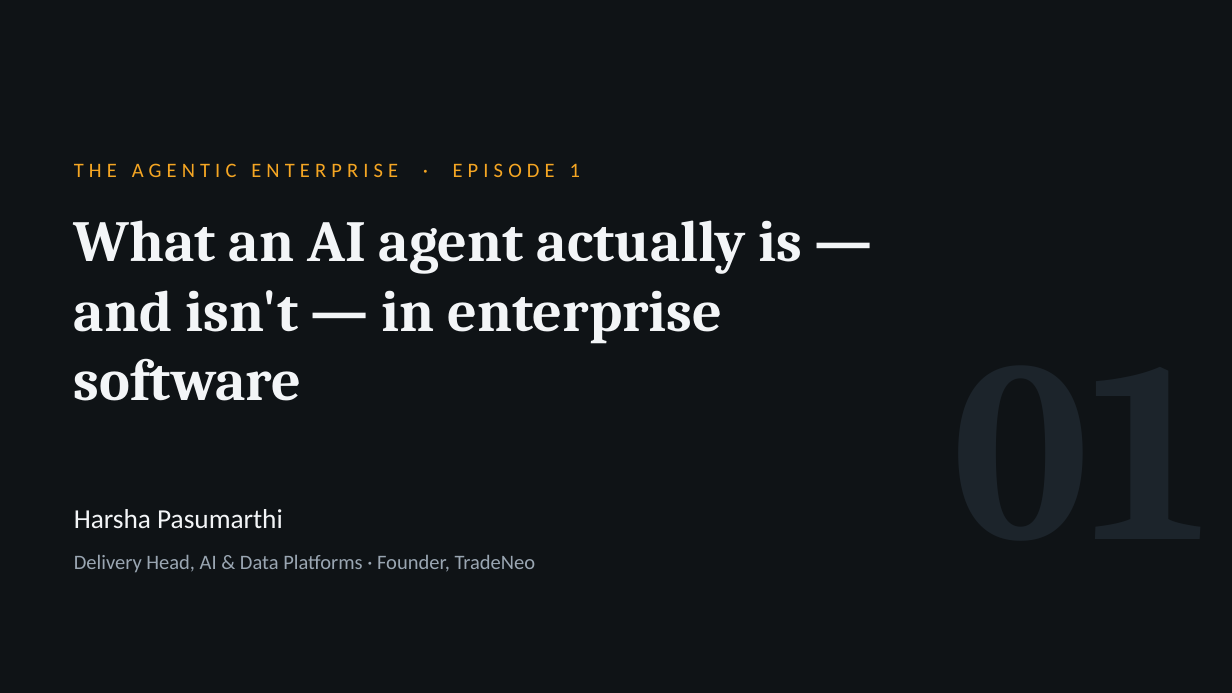
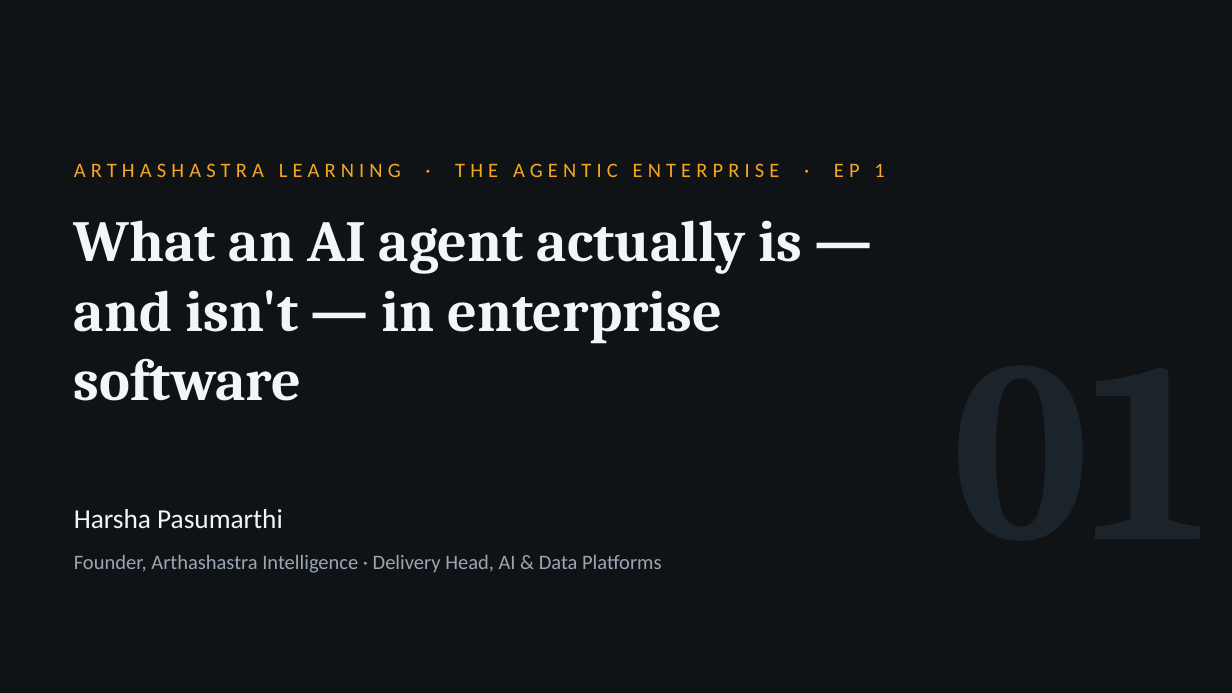
Before and after one commit to harsha47ai/agentic-ai, a slide deck: slide 1 of 01-what-is-an-agent/slides/ep01-what-is-an-agent.pptx. Drawn at 1232x693 pixels with LibreOffice and Linux fonts; fonts in the diff are those of the drawing. Boxes give left, top, right and bottom in pixels: in the first picture for what was removed or moved away, otherwise in the second. Text is boxed around its words. In the diff, an @@ line names an element or a change of style, - is before the commit and + after.

Commit message:
Rebrand to Arthashastra Learning

```diff
--- a/01-what-is-an-agent/slides/ep01-what-is-an-agent.pptx
+++ b/01-what-is-an-agent/slides/ep01-what-is-an-agent.pptx
@@ text at <box>74,163,884,177</box>: text changed @@
-THE AGENTIC ENTERPRISE · EPISODE 1
+ARTHASHASTRA LEARNING · THE AGENTIC ENTERPRISE · EP 1
@@ text at <box>74,555,661,573</box>: text changed @@
-Delivery Head, AI & Data Platforms · Founder, TradeNeo
+Founder, Arthashastra Intelligence · Delivery Head, AI & Data Platforms
```
Also in this commit, not shown: 7 other slides changed, 2 other files.
